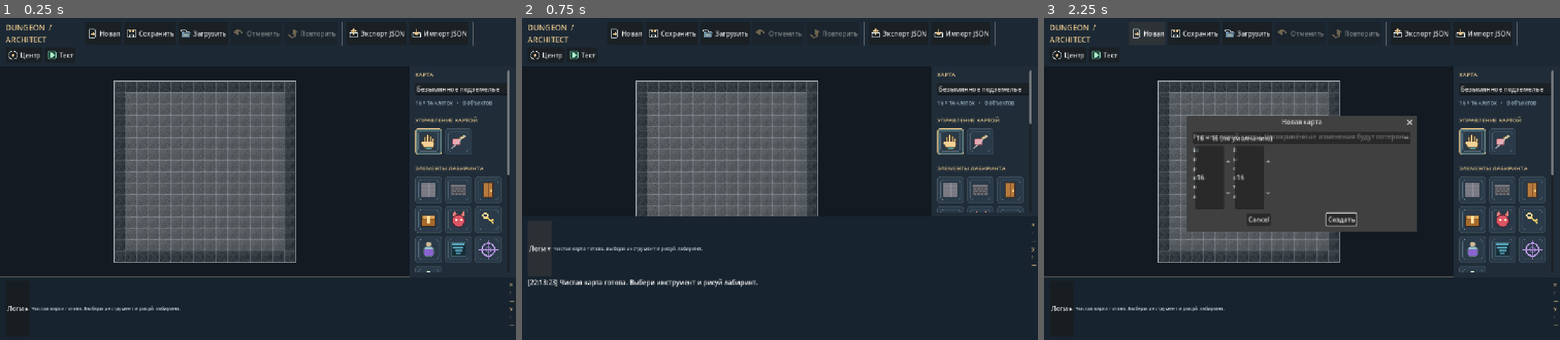
Above: before the commit, frames 1-3 (left to right).
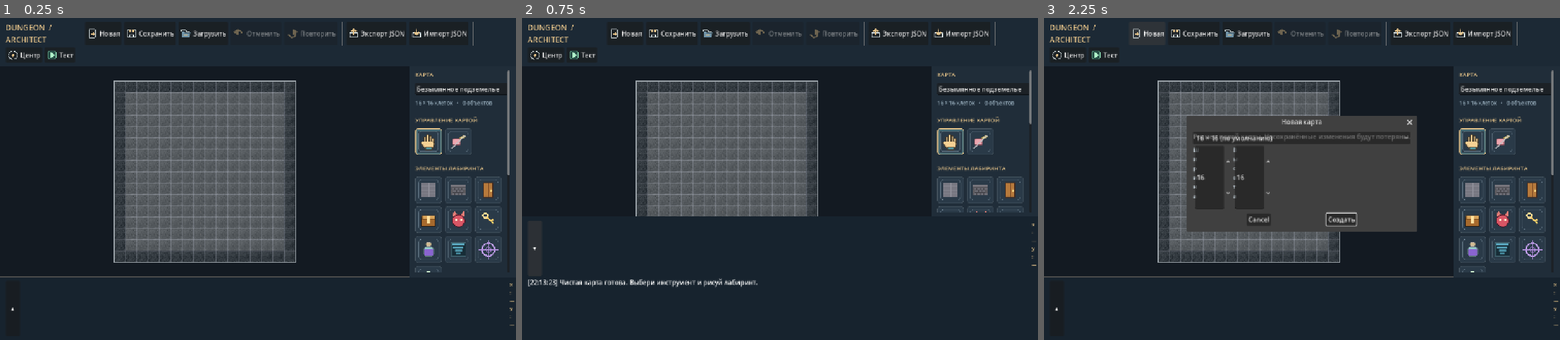
Above: after the commit, the same moments.

Repository: Warpreaktor/Dungeon-Architect
Game: Godot game, scene res://scenes/editor.tscn
Two runs of this game, one before a commit and one after it. Both use one fixed random seed, a clock stepped at 60 frames per second and the inputs below.
Inputs:
- Up to frame 1 (0.25 s): no input
- Up to frame 2 (0.75 s): click "Логи ▸" (after the commit: "▴") at 0.5 s
- Up to frame 3 (2.25 s): click "Логи ▾" (after the commit: "▾") at 1.25 s; click "Новая" at 2 s

The runs differ from the first frame. In frame 1, 0.2% of the frame differs, in the area x 1-35%, y 89-91%; in frame 2, 0.3%, in the area x 1-35%, y 70-73%; in frame 3, 0.2%.

Commit message:
feat: DA-1.06 Улучшена библиотека карт с миниатюрами и добавлена сворачиваемая консоль логов

Diff:
--- a/scripts/editor.gd
+++ b/scripts/editor.gd
@@ -60,7 +60,7 @@
 
 var _canvas: DungeonCanvas
 var _name_input: LineEdit
-var _status_label: Label
+var _last_log_message: String = ""
 var _coords_label: Label
 var _stats_label: Label
 var _selection_label: Label
@@ -242,12 +242,13 @@
 	footer.add_child(footer_column)
 	var footer_row := HBoxContainer.new()
 	footer_column.add_child(footer_row)
-	_log_toggle = _button("Логи ▸", "Показать или скрыть журнал сообщений", _toggle_log_console)
+	_log_toggle = _button("▴", "Развернуть консоль сообщений", _toggle_log_console)
 	_log_toggle.focus_mode = Control.FOCUS_NONE
+	_log_toggle.custom_minimum_size = Vector2(36, 28)
 	footer_row.add_child(_log_toggle)
-	_status_label = _label("Готово", 12, Color("#c8d5dd"))
-	_status_label.size_flags_horizontal = Control.SIZE_EXPAND_FILL
-	footer_row.add_child(_status_label)
+	var footer_spacer := Control.new()
+	footer_spacer.size_flags_horizontal = Control.SIZE_EXPAND_FILL
+	footer_row.add_child(footer_spacer)
 	_coords_label = _label("x: —   y: —", 12, Color("#e8c58a"))
 	footer_row.add_child(_coords_label)
 	_log_console = RichTextLabel.new()
@@ -635,9 +636,9 @@
 
 
 func _set_status(message: String) -> void:
-	if _status_label.text == message:
-		return
-	_status_label.text = message
+	if _last_log_message == message:
+		return
+	_last_log_message = message
 	if _log_console != null:
 		_log_console.append_text("[%s] %s\n" % [Time.get_time_string_from_system(), message])
 
@@ -645,7 +646,8 @@
 func _toggle_log_console() -> void:
 	_log_open = not _log_open
 	_log_console.visible = _log_open
-	_log_toggle.text = "Логи ▾" if _log_open else "Логи ▸"
+	_log_toggle.text = "▾" if _log_open else "▴"
+	_log_toggle.tooltip_text = "Свернуть консоль сообщений" if _log_open else "Развернуть консоль сообщений"
 
 
 func _request_new() -> void:
